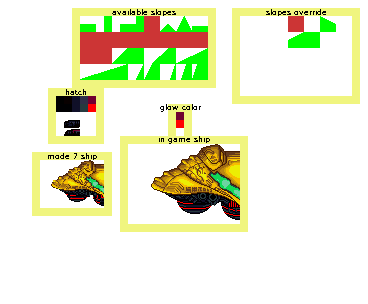
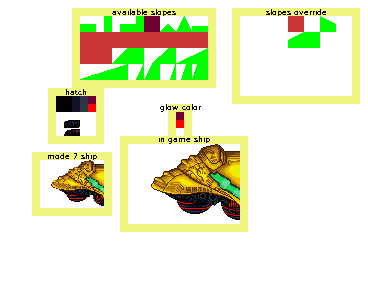
Layered file, before and after one edit (w=368, h=304). Changes by layer:
painted on "slopes" over (144, 16, 160, 32)
